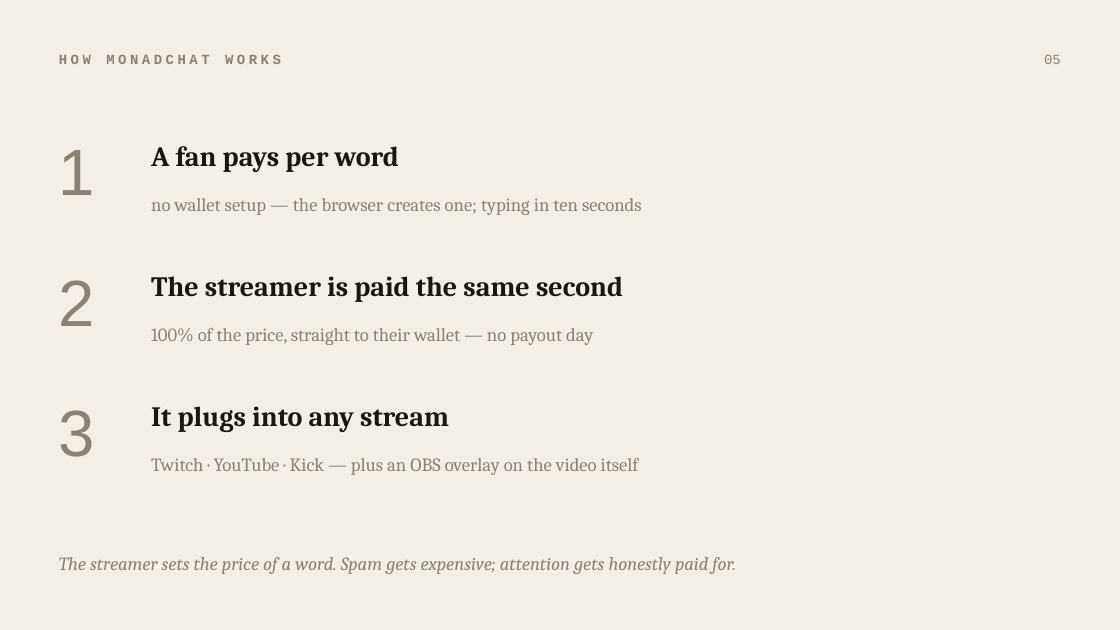
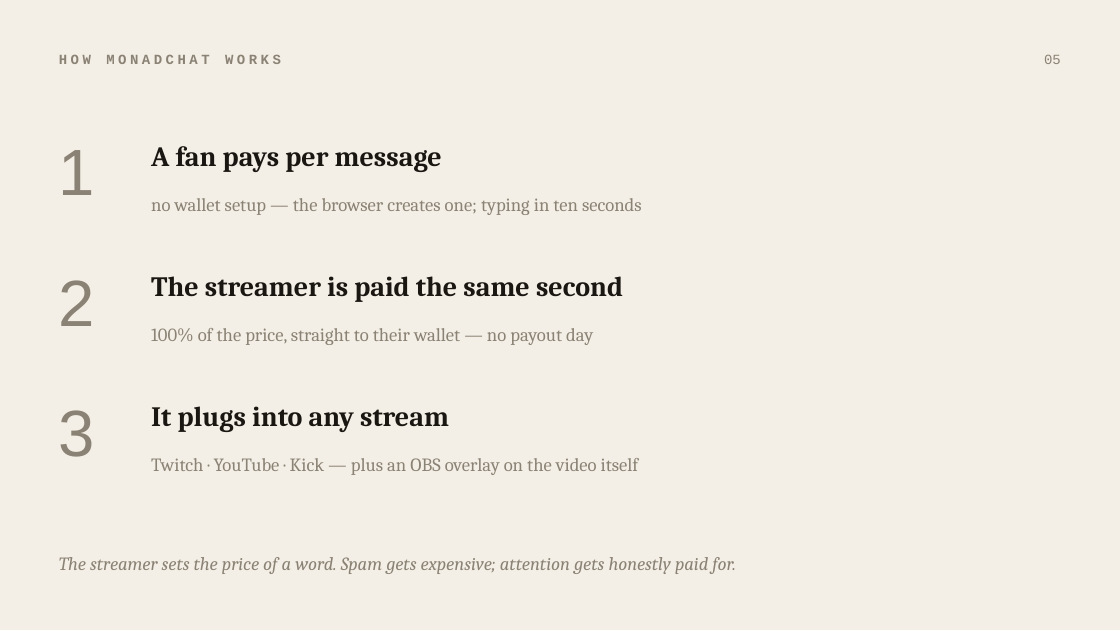
Before and after one commit to Nikita-sud/MonadChat, a slide deck: slide 5 of MonadChat-pitch.pptx. Drawn at 1120x630 pixels with LibreOffice and Linux fonts; fonts in the diff are those of the drawing. Boxes give left, top, right and bottom in pixels: in the first picture for what was removed or moved away, otherwise in the second. Text is boxed around its words. In the diff, an @@ line names an element or a change of style, - is before the commit and + after.

```diff
--- a/MonadChat-pitch.pptx
+++ b/MonadChat-pitch.pptx
@@ text at (151,146,442,172): text changed @@
-A fan pays per word
+A fan pays per message
```
Also in this commit, not shown: 3 other slides changed, 1 slide removed, 1 other file.
